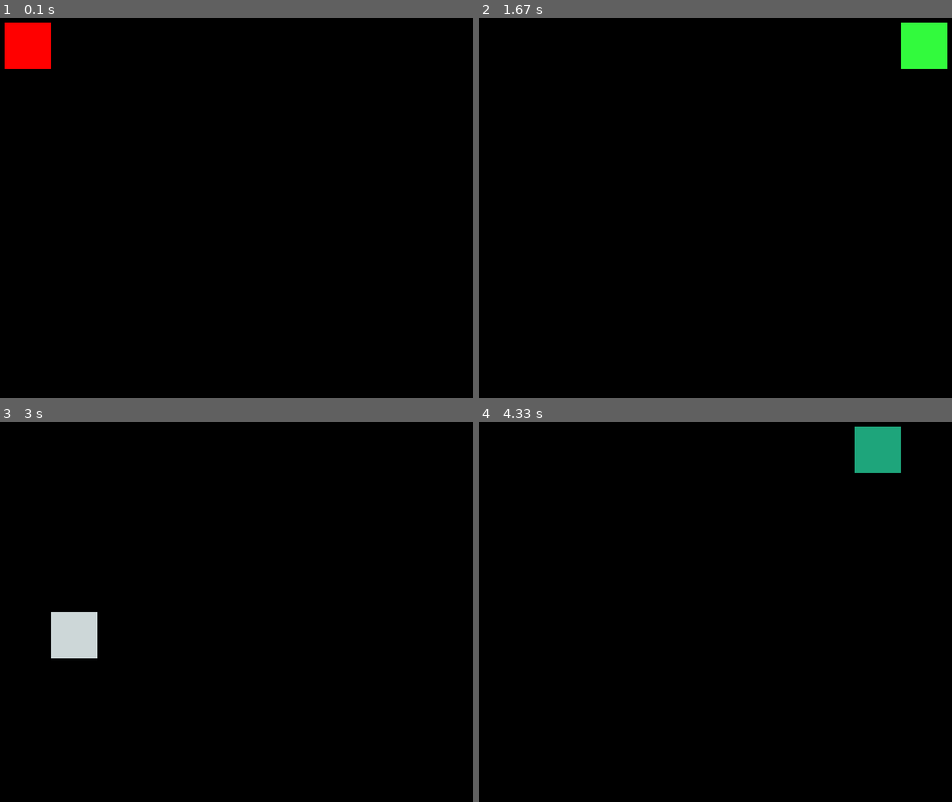
Above: before the commit, frames 1-4 (two rows, left to right).
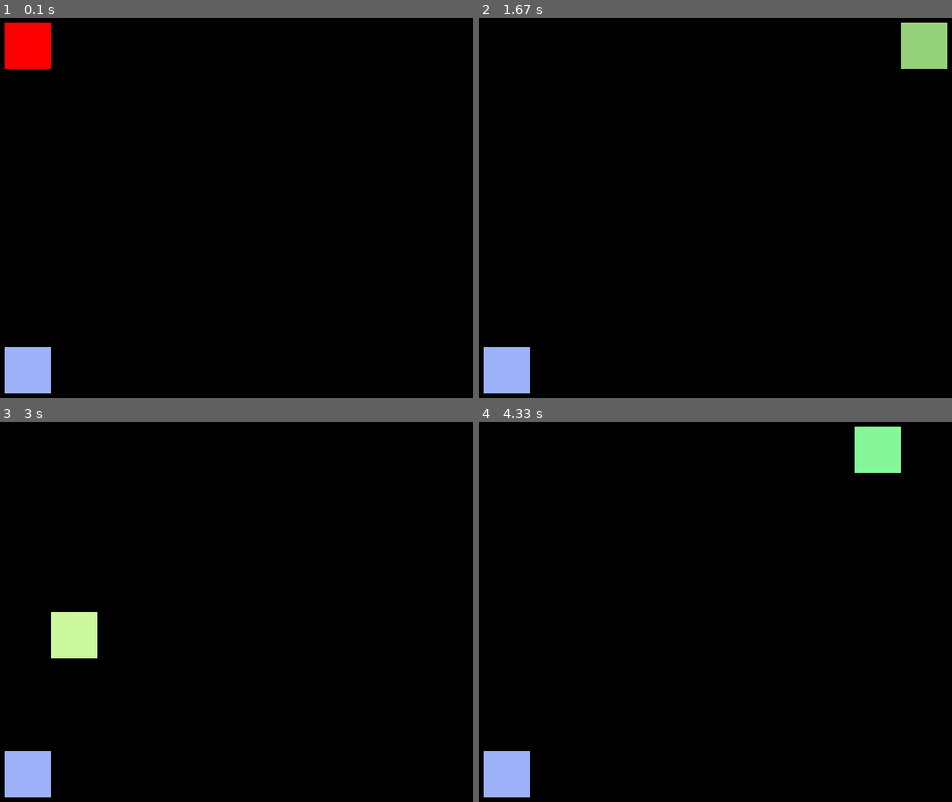
Above: after the commit, the same moments.

Repository: ERockZ/hackalytix-pygame
Game: pygame game, started from hello_world.py
Same seed, same stepped clock (60 frames per second), same inputs: the game is played once before the commit and once after it.
Inputs:
- Up to frame 1 (0.1 s): no input
- Up to frame 2 (1.67 s): hold C 0.33-0.8 s; hold Right 0.33-0.8 s; hold Right 0.83-1.3 s
- Up to frame 3 (3 s): hold Right 1.67-2.13 s; tap C at 1.82 s; hold Left 2.17-2.7 s; hold Down from 2.73 s (still down)
- Up to frame 4 (4.33 s): release Down at 3.03 s; hold Left 3.07-3.47 s; tap C at 3.22 s; hold Up 3.5-3.87 s; hold Right from 3.9 s (still down)

The runs differ from the first frame. In frame 1, 1.2% of the frame differs, in the area x 0-11%, y 86-99%; in frame 2, 2.4%, in the area x 0-100%, y 1-99%; in frame 3, 2.4%; in frame 4, 2.4%.

Commit message:
implemented random spawning of food objects. Brighter color palette for food objects

Diff:
--- a/hello_world.py
+++ b/hello_world.py
@@ -19,22 +19,32 @@
     playfield_margin_x = 10
     playfield_margin_y = 10
 
+    food_coords = generate_random_coords(window_width, window_height, width, height, playfield_margin_x, playfield_margin_y)
+
+    food = (food_coords[0], # x coordinate
+            food_coords[1],# y coordinate
+            width, # width
+            height,# height
+            generate_color()) # the two values, an x-coordinate and a y-coordinate‚
 
     # set the game's screen size
     win = pgame.display.set_mode((window_height + playfield_margin_y * 2,
                                   window_width + playfield_margin_x * 2))
 
     # set screen title
-    pgame.display.set_caption("Snake Project - First Trial")
+    pgame.display.set_caption("Snake Project")
 
     # player start coordinates
+
+    #x, y = generate_random_coords(window_width, window_height, width, height)
+
     x = playfield_margin_x
     y = playfield_margin_y
 
 
     # 'velocity'
     vel_x = width
-    vel_y = width
+    vel_y = height
 
     # standard cube color
     color = (255, 0, 0)
@@ -72,9 +82,7 @@
         if keys[pgame.K_c]:
             # Generate a random color by drawing 3 random integers between 0 and 255.
             # One for each color channel represented by a triple (R,G,B)
-            color = (random.randint(0, 255),
-                     random.randint(0, 255),
-                     random.randint(0, 255))
+            color = generate_color()
 
         # the 'q' key --> end the game loop
         if keys[pgame.K_q]:
@@ -84,7 +92,11 @@
         win.fill((0, 0, 0))
 
         # rect(Surface, color, Rect, width=0)
+        draw_food(win, food)
         pgame.draw.rect(win, color, (x, y, width, height))
+
+
+        food = check_food_touched(food, (x, y), window_width, window_height, width, height, playfield_margin_x, playfield_margin_x)
 
         # pygame module to control the display window and screen
         pgame.display.update()
@@ -96,6 +108,46 @@
     pgame.quit()
     return 0
 
+def check_food_touched(food, player, window_width, window_height, width, height, margin_x, margin_y):
+    print(player[0], player[1])
+    print(food[0], food[1])
+    if (food[0] == player[0] and food[1] == player[1]):
+        food_coords = generate_random_coords(window_width, window_height, width, height, margin_x, margin_y)
+        food = (food_coords[0],
+                food_coords[1],
+                width, # width
+                height,# height
+                generate_color()) # the two values, an x-coordinate and a y-coordinate
+    return food
+
+def generate_random_coords(window_width, window_height, object_width, object_height, margin_x, margin_y):
+    """
+    will generate random coordinates which are aligned with the grid imposed onto the playfield
+    :param window_width:
+    :param window_height:
+    :param object_width:
+    :param object_height:
+    :return: (x, y)
+    """
+    x = random.randint(0, window_width // object_width - 1)
+    y = random.randint(0, window_height // object_height - 1)
+    return x*object_width + margin_x, y*object_height + margin_y
+
+
+def generate_color():
+    return (random.randint(100, 255),
+            random.randint(100, 255),
+            random.randint(100, 255))
+
+def draw_food(window, food):
+    food_x = food[0]
+    food_y = food[1]
+    food_with = food[2]
+    food_height = food[3]
+    color = food[4]
+    pgame.draw.rect(window, color, (food_x, food_y, food_with, food_height))
+
+
 
 if __name__ == "__main__":
     run_game()
